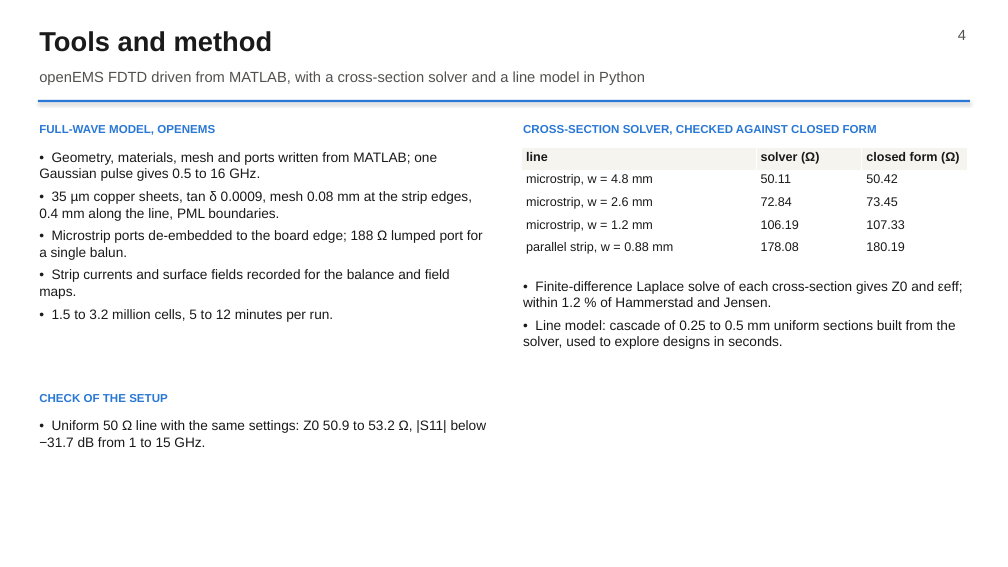
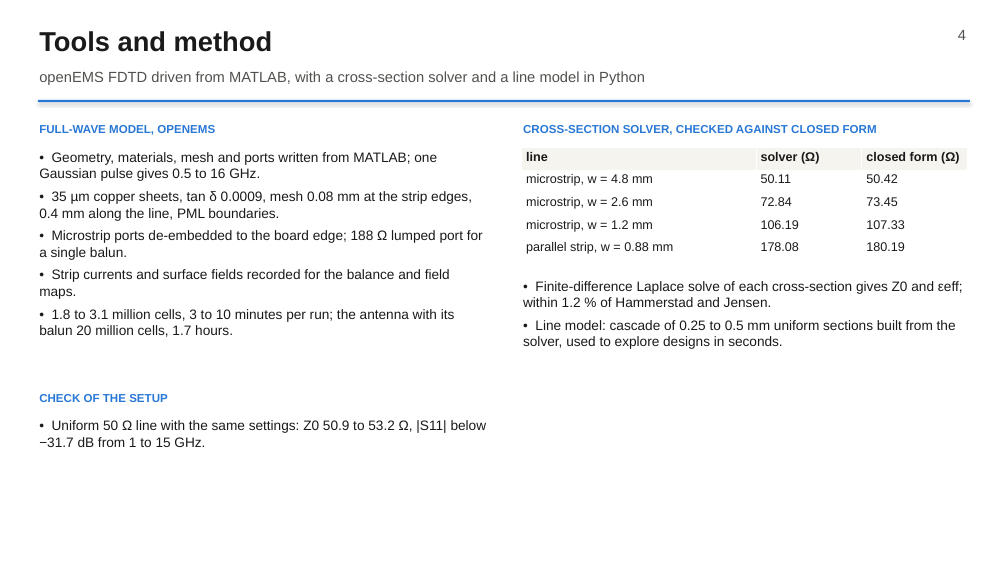
Before and after one commit to RushilJ2603/wideband-balun, a slide deck: slide 4 of slides/Wideband_Balun.pptx. Drawn at 1008x567 pixels with LibreOffice and Linux fonts; fonts in the diff are those of the drawing. Boxes give left, top, right and bottom in pixels: in the first picture for what was removed or moved away, otherwise in the second. Text is boxed around its words. In the diff, an @@ line names an element or a change of style, - is before the commit and + after.

Commit message:
Report, slides and README with the full antenna model and the 18 mm board

```diff
--- a/slides/Wideband_Balun.pptx
+++ b/slides/Wideband_Balun.pptx
@@ text at bbox=[39, 309, 455, 337]: text changed @@
-• 1.5 to 3.2 million cells, 5 to 12 minutes per run.
+• 1.8 to 3.1 million cells, 3 to 10 minutes per run; the antenna with its balun 20 million cells, 1.7 hours.
```
Also in this commit, not shown: 9 other slides changed, 1 slide added, 7 other files.
